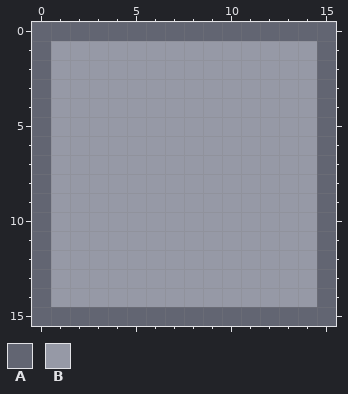
One commit to this pixel-art sprite: miner/public/blocks/collector.png. Above is the file before it was changed.
The file is 80x80 pixels, drawn in blocks of 5x5; one block is one cell here.
Palette (. is transparent): A #626572  B #9699a6
The same view after the edit:
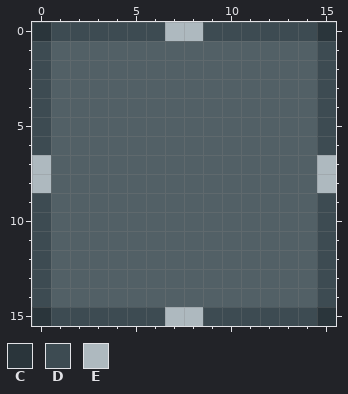
Colours new in this view: C #2a353b  D #3d4b52  E #aeb9bf
Edits made:
colour B: #9699a6 -> #526066
y 0: x 0..15 AAAAAAAAAAAAAAAA -> CDDDDDDEEDDDDDDC
y 1..6: x 0 A -> D; x 15 A -> D
y 7..8: x 0 A -> E; x 15 A -> E
y 9..14: x 0 A -> D; x 15 A -> D
y 15: x 0..15 AAAAAAAAAAAAAAAA -> CDDDDDDEEDDDDDDC
Pixel boxes of the changes (left, top, right, bottom) in both pictures:
changed: (32, 22, 336, 326)
